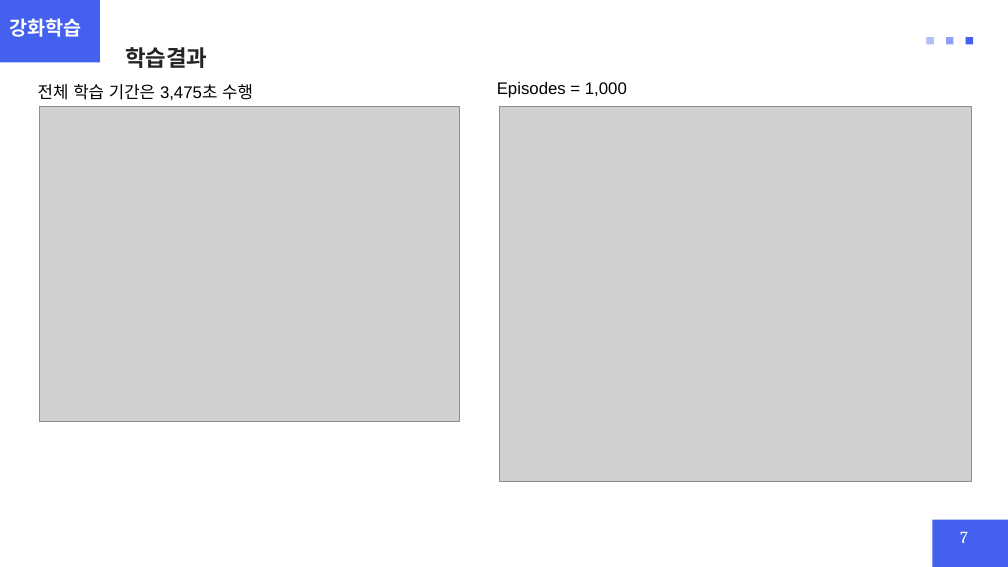
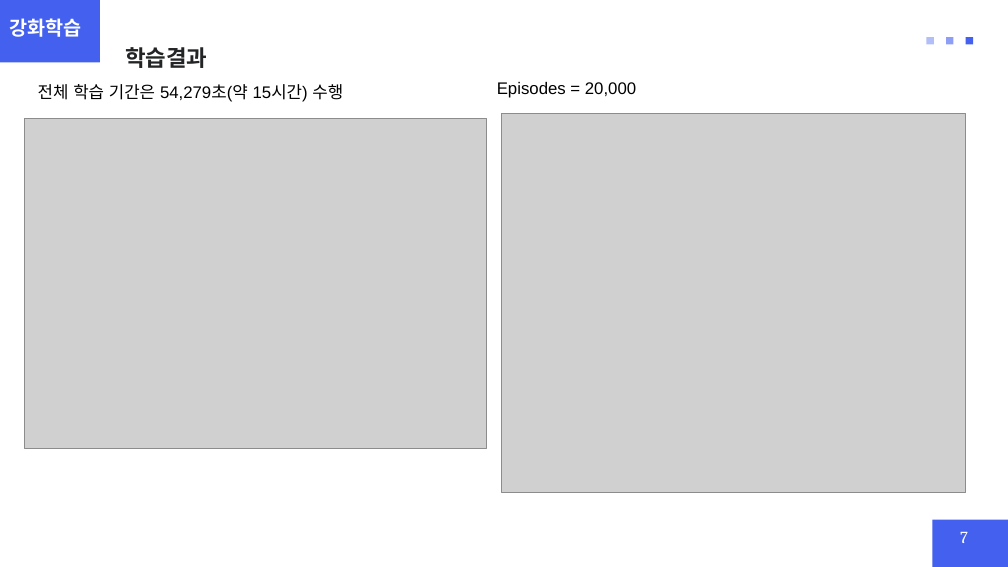
Before and after one commit to chohi22/Industrial-AI, a slide deck: slide 7 of 강화학습 실제/과제/Atari게임 PONG_2024254022_정현일.pptx. Drawn at 1008x567 pixels with LibreOffice and Linux fonts; fonts in the diff are those of the drawing; grey boxes stand for pictures. Boxes give left, top, right and bottom in pixels: in the first picture for what was removed or moved away, otherwise in the second. Text is boxed around its words. In the diff, an @@ line names an element or a change of style, - is before the commit and + after.

Commit message:
에피소드 20,000으로 수행

```diff
--- a/강화학습 실제/과제/Atari게임 PONG_2024254022_정현일.pptx
+++ b/강화학습 실제/과제/Atari게임 PONG_2024254022_정현일.pptx
@@ text at [38, 84, 343, 102]: text changed @@
-전체 학습 기간은 3,475초 수행
+전체 학습 기간은 54,279초(약 15시간) 수행
@@ text at [497, 82, 636, 98]: text changed @@
-Episodes = 1,000
+Episodes = 20,000
@@ picture: place and size @@
-picture at [39, 107, 460, 421]
+picture at [25, 119, 488, 449]
@@ picture: place and size @@
-picture at [499, 107, 972, 482]
+picture at [502, 114, 966, 493]
```
Also in this commit, not shown: 1 other slide changed, 4 other files.
